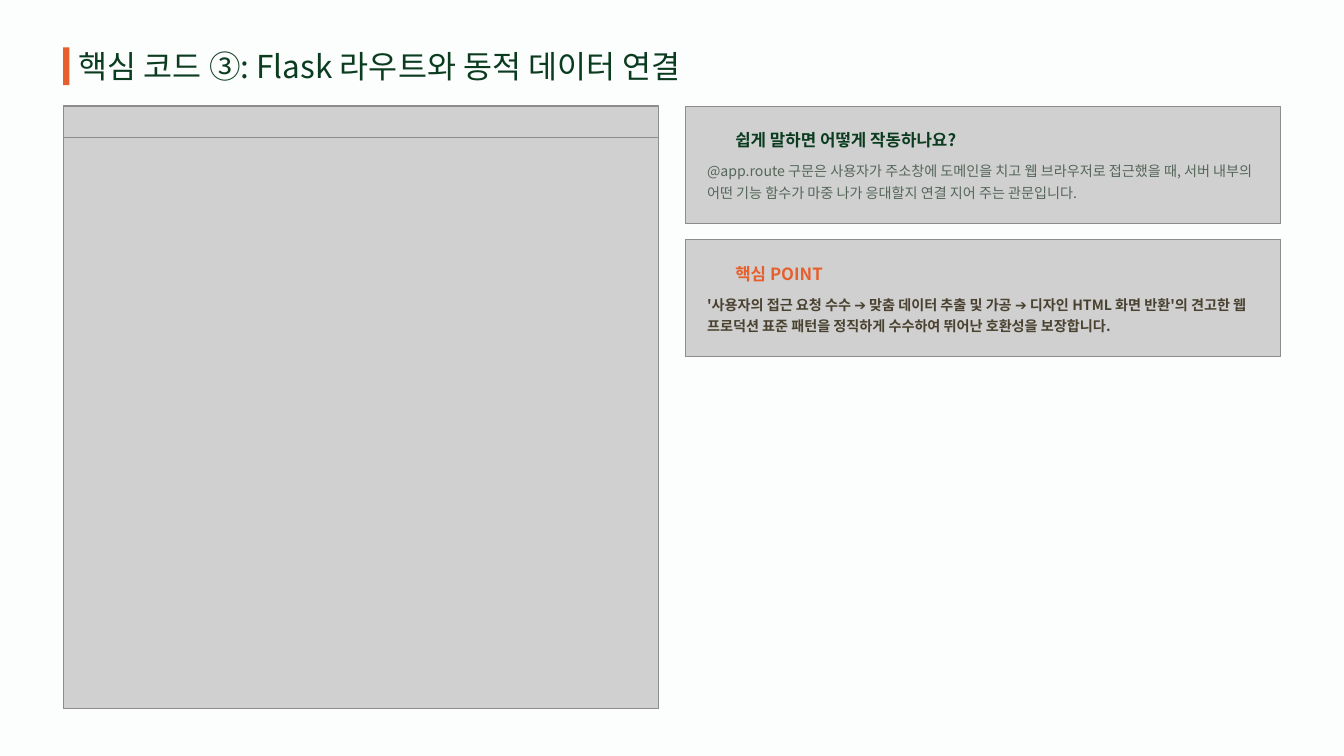
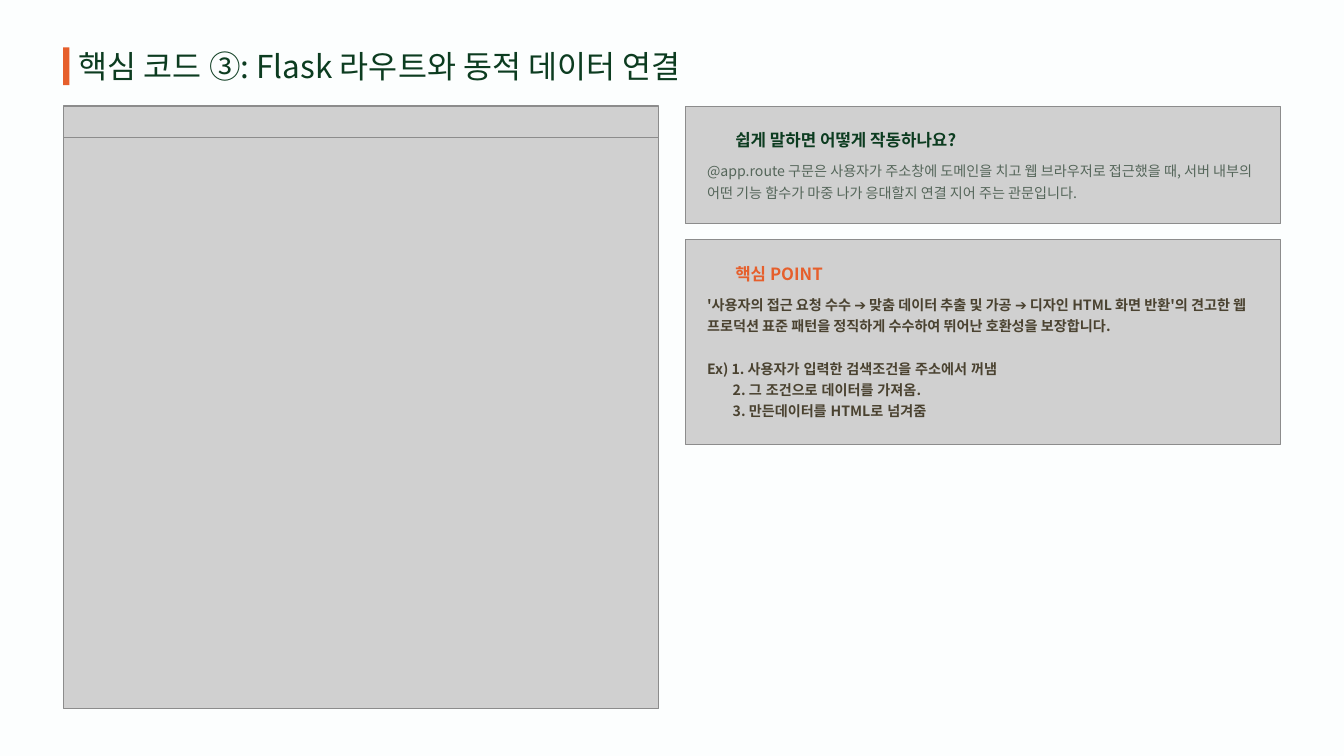
Before and after one commit to leejw4992-a11y/camping_scrapper, a slide deck: slide 10 of 캠핑_17기이정우.pptx. Drawn at 1344x756 pixels with LibreOffice and Linux fonts; fonts in the diff are those of the drawing; grey boxes stand for pictures; background and template pictures are left out. Boxes give left, top, right and bottom in pixels: in the first picture for what was removed or moved away, otherwise in the second. Text is boxed around its words. In the diff, an @@ line names an element or a change of style, - is before the commit and + after.

```diff
--- a/캠핑_17기이정우.pptx
+++ b/캠핑_17기이정우.pptx
@@ picture: place and size @@
-picture at box(686, 240, 1281, 357)
+picture at box(686, 240, 1281, 445)
@@ text at box(707, 362, 997, 417): paragraphs added @@
+Ex) 1. 사용자가 입력한 검색조건을 주소에서 꺼냄
+2. 그 조건으로 데이터를 가져옴.
+3. 만든데이터를 HTML로 넘겨줌
```
Also in this commit, not shown: 4 other slides changed, 2 other files.
